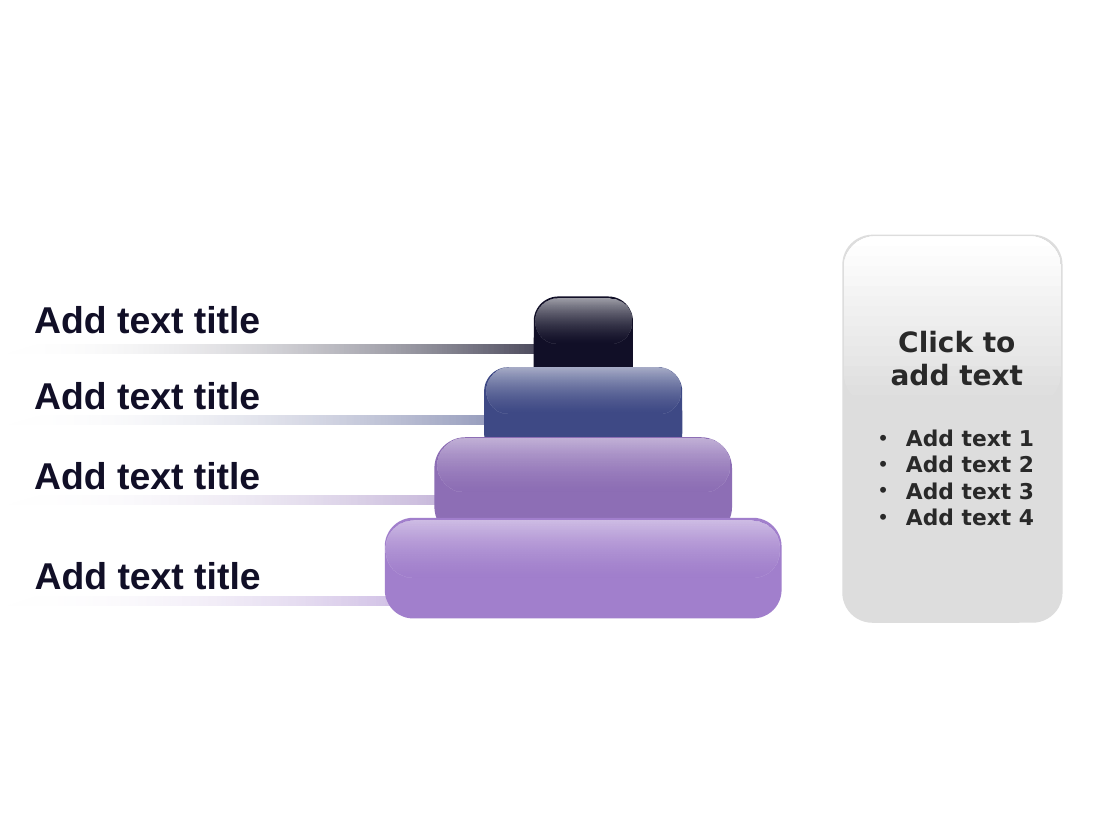
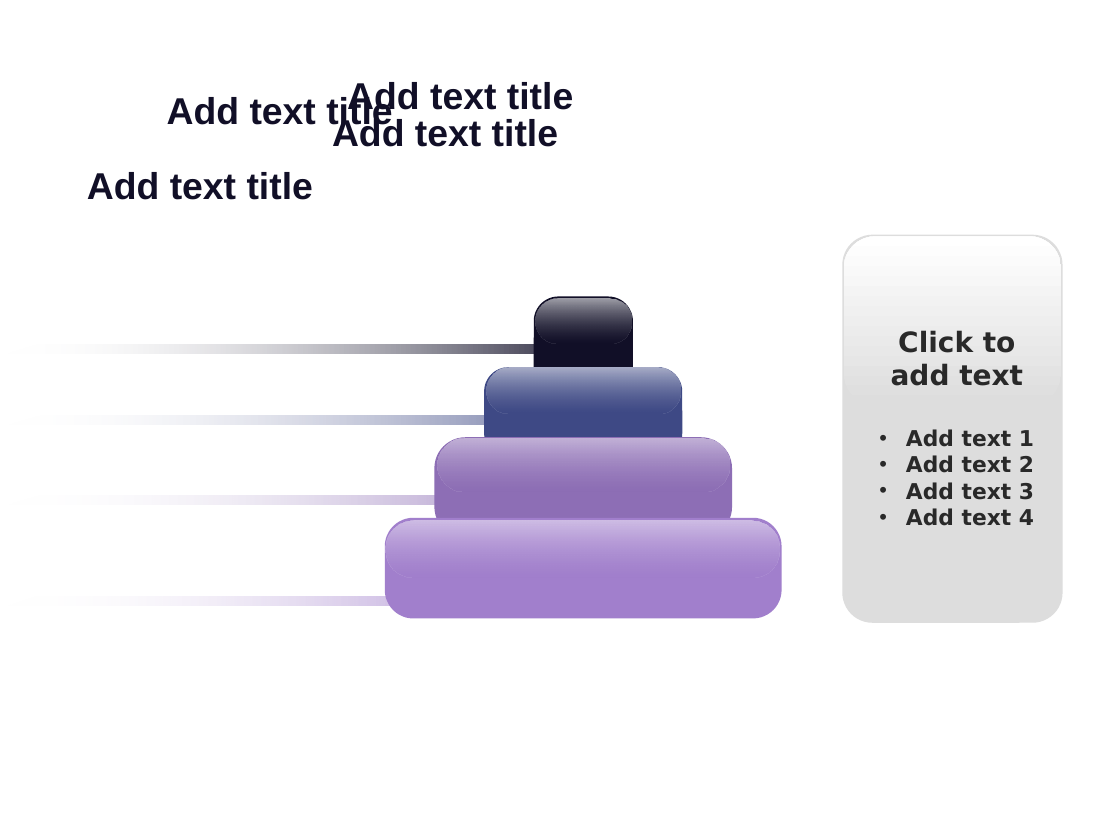
Before and after one commit to eliezerRevach/hand-gesture-project, a slide deck: slide 27 of מצגת/project show.pptx (slide 22 before the commit). Drawn at 1120x840 pixels with LibreOffice and Linux fonts; fonts in the diff are those of the drawing; background and template pictures are left out. Boxes give left, top, right and bottom in pixels: in the first picture for what was removed or moved away, otherwise in the second. Text is boxed around its words. In the diff, an @@ line names an element or a change of style, - is before the commit and + after.

```diff
--- a/מצגת/project show.pptx
+++ b/מצגת/project show.pptx
@@ text "Add text title" rewrapped from (x1=34, y1=382, x2=260, y2=410) to (x1=167, y1=94, x2=392, y2=131) @@
@@ text "Add text title" rewrapped from (x1=35, y1=562, x2=260, y2=590) to (x1=347, y1=82, x2=573, y2=117) @@
@@ text "Add text title" moved from (x1=34, y1=462, x2=260, y2=490) to (x1=332, y1=117, x2=558, y2=147) @@
@@ text "Add text title" moved from (x1=34, y1=306, x2=260, y2=334) to (x1=87, y1=172, x2=313, y2=200) @@
```
Also in this commit, not shown: 9 other slides changed, 8 slides added, 3 slides removed, 4 other files.
